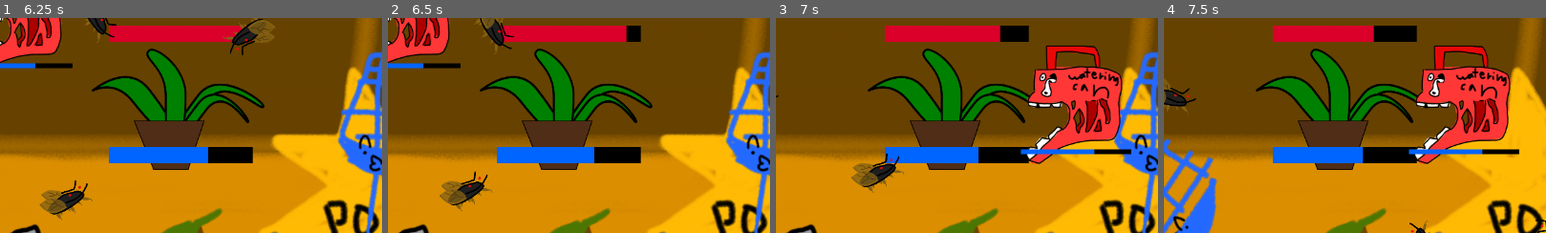
Above: before the commit, frames 1-4 (left to right).
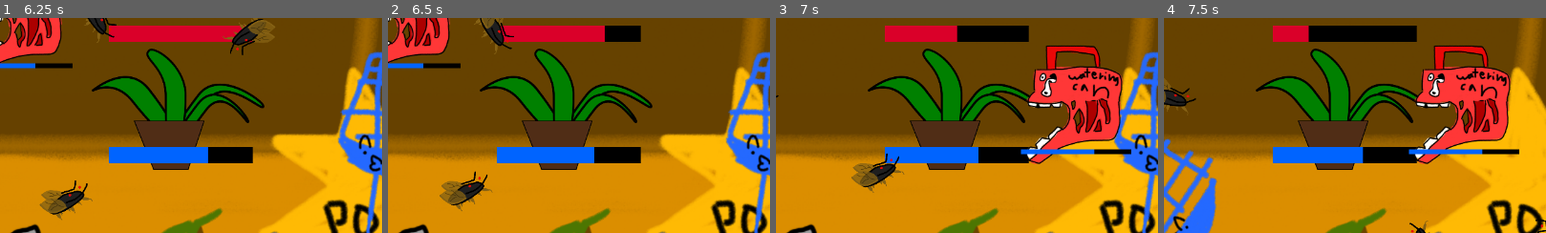
Above: after the commit, the same moments.

Repository: micycle8778/micheals-mansion
Game: Godot game, scene res://world/world.tscn
Same seed, same stepped clock (60 frames per second), same inputs: the game is played once before the commit and once after it. The engine's default icon, where the game draws it, is replaced by a stand-in: a white triangle on a blue panel in a dark square.
Inputs (mouse positions are % of the whole screen's width and height, from its top left):
- Up to frame 1 (6.25 s): tap Enter at 0.5 s; move the mouse to (25, 62) at 0.52 s; hold Right mouse button (drop_tool) 0.53-1.28 s; click (25, 62) at 0.67 s; tap Space at 1.25 s; move the mouse to (75, 68) at 1.27 s; click (75, 68) at 1.35 s; move the mouse to (60, 28) at 2.02 s; hold Right mouse button (drop_tool) 2.03-2.78 s; click (60, 28) at 2.17 s; move the mouse to (45, 70) at 2.77 s; click (45, 70) at 2.85 s; move the mouse to (80, 65) at 3.52 s; hold Right mouse button (drop_tool) 3.53-4.28 s; click (80, 65) at 3.67 s; move the mouse to (20, 35) at 4.27 s; click (20, 35) at 4.35 s; move the mouse to (55, 50) at 5.02 s; hold Right mouse button (drop_tool) 5.03-5.78 s; click (55, 50) at 5.17 s; move the mouse to (35, 25) at 5.77 s; click (35, 25) at 5.85 s
- Up to frame 2 (6.5 s): no input
- Up to frame 3 (7 s): move the mouse to (72, 45) at 6.52 s; hold Right mouse button (drop_tool) from 6.53 s (still down); click (72, 45) at 6.67 s
- Up to frame 4 (7.5 s): move the mouse to (30, 55) at 7.27 s; release Right mouse button (drop_tool) at 7.28 s; click (30, 55) at 7.35 s
The pictures show only the part of the screen within x 28-78%, y 28-78%; the shares and areas given below are measured in that part.

Frame 1 is identical in both runs. In frame 2, 0.4% of the frame differs, in the area x 56-63%, y 3-12%; in frame 3, 0.9%; in frame 4, 1.3%, in the area x 37-55%, y 3-12%.

Commit message:
lowered plant health

Diff:
--- a/plant/plant.gd
+++ b/plant/plant.gd
@@ -32,7 +32,7 @@
 		if water <= 0:
 			died.emit(DeathReason.NoWater)
 
-var health := 10:
+@export var health := 4:
 	set(v):
 		health = min(v, max_health)
 		health_changed.emit(health)
